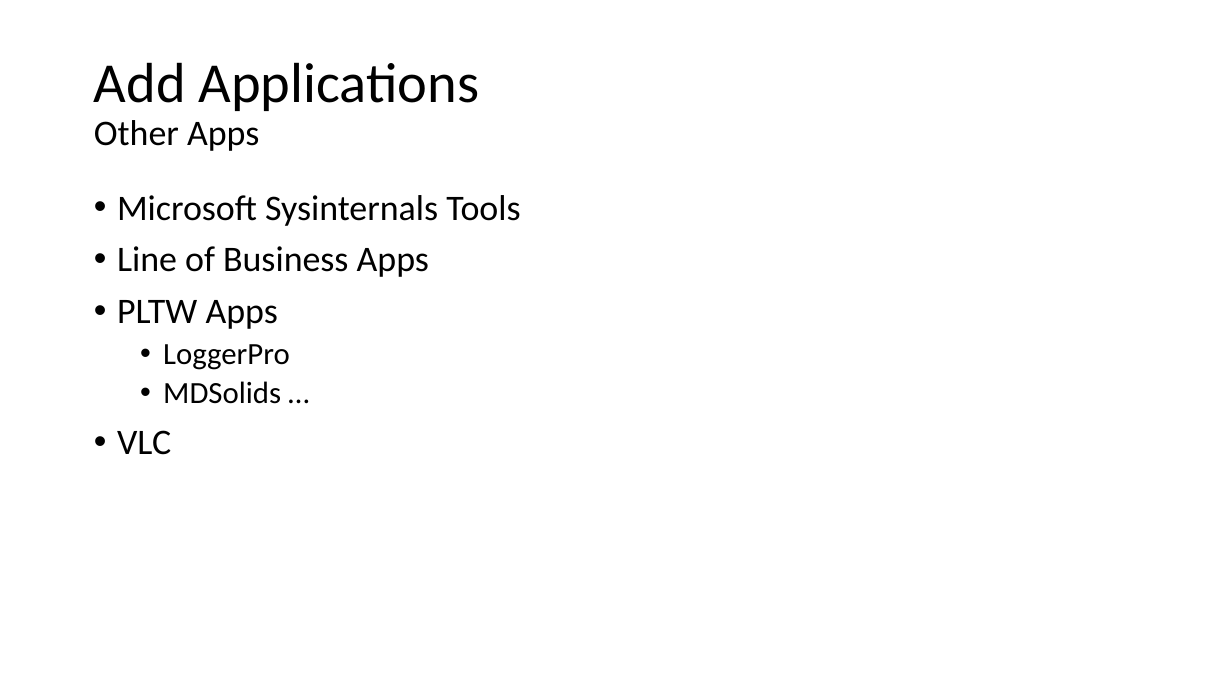
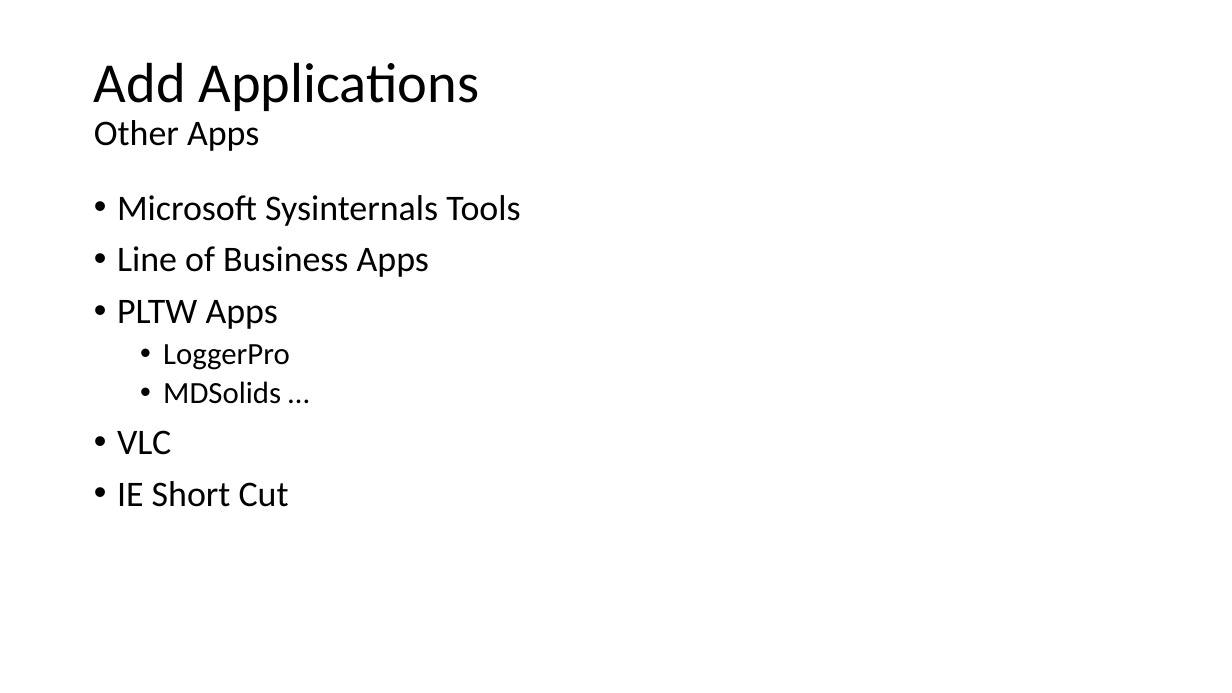
Before and after one commit to fydexx/HECC-2018, a slide deck: slide 8 of Part_01/Section02.pptx. Drawn at 1232x693 pixels with LibreOffice and Linux fonts; fonts in the diff are those of the drawing. Boxes give left, top, right and bottom in pixels: in the first picture for what was removed or moved away, otherwise in the second. Text is boxed around its words. In the diff, an @@ line names an element or a change of style, - is before the commit and + after.

```diff
--- a/Part_01/Section02.pptx
+++ b/Part_01/Section02.pptx
@@ text at (117, 481, 289, 507): paragraph added @@
+• IE Short Cut
```
Also in this commit, not shown: 5 other slides changed, 14 slides added.
